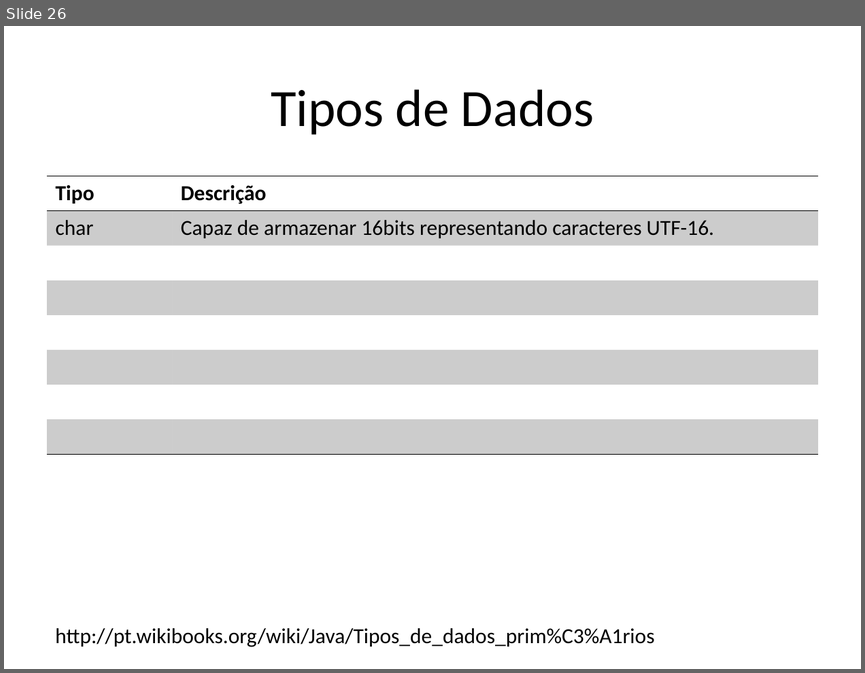
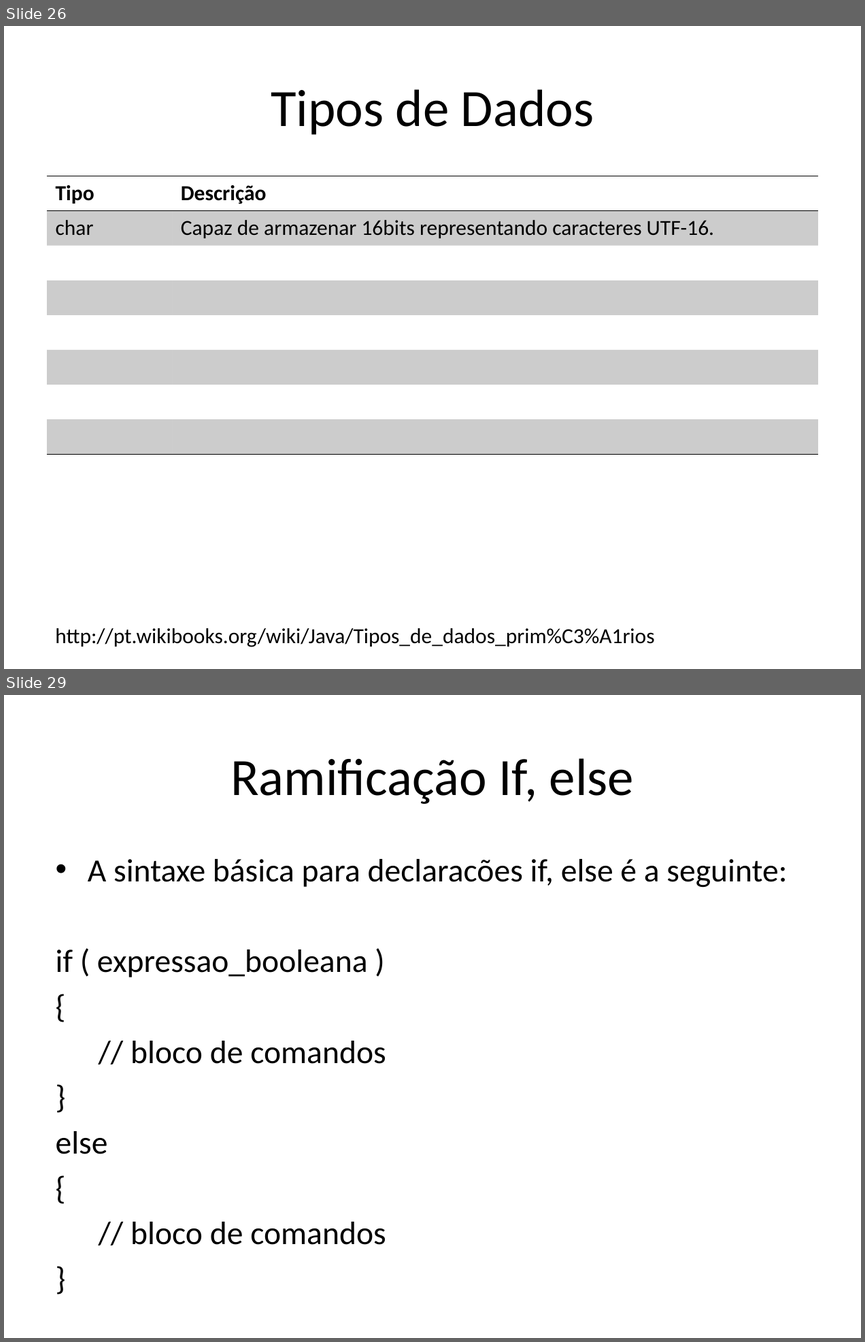
Before and after one commit to renanlessa/CursoJava, a slide deck: Documentos/Curso Java.pptx. Shown one above the other, each under a label of ours: slide 26 before the commit, slides 26 and 29 after it; the slides between them are not shown. The pictures are 865x673 and 865x1342 pixels, drawn with LibreOffice and Linux fonts; fonts in the diff are those of the drawing. Boxes give left, top, right and bottom in pixels: in the first picture for what was removed or moved away, otherwise in the second. Text is boxed around its words. In the diff, an @@ line names an element or a change of style, - is before the commit and + after.

```diff
--- a/Documentos/Curso Java.pptx
+++ b/Documentos/Curso Java.pptx
@@ slide 29 added at <box>4,695,861,1338</box>, background #FFFFFF @@
@@ title added at <box>230,758,634,804</box>, 44 pt, text #000000 @@
+Ramificação If, else
@@ text added at <box>56,859,787,1244</box>, 27.2 pt, text #000000 @@
+• A sintaxe básica para declaracões if, else é a seguinte:
+if ( expressao_booleana )
+{
+// bloco de comandos
+}
+else
+{
+// bloco de comandos
+}
```
Also in this commit, not shown: 1 slide changed, 9 other slides added, 21 other files.
